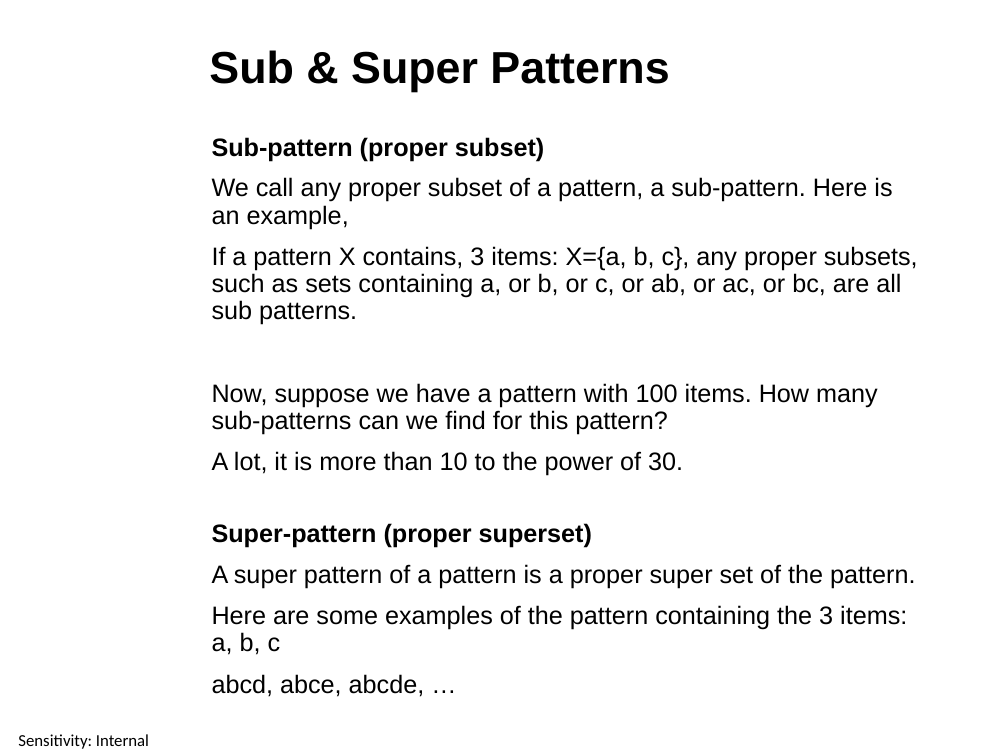
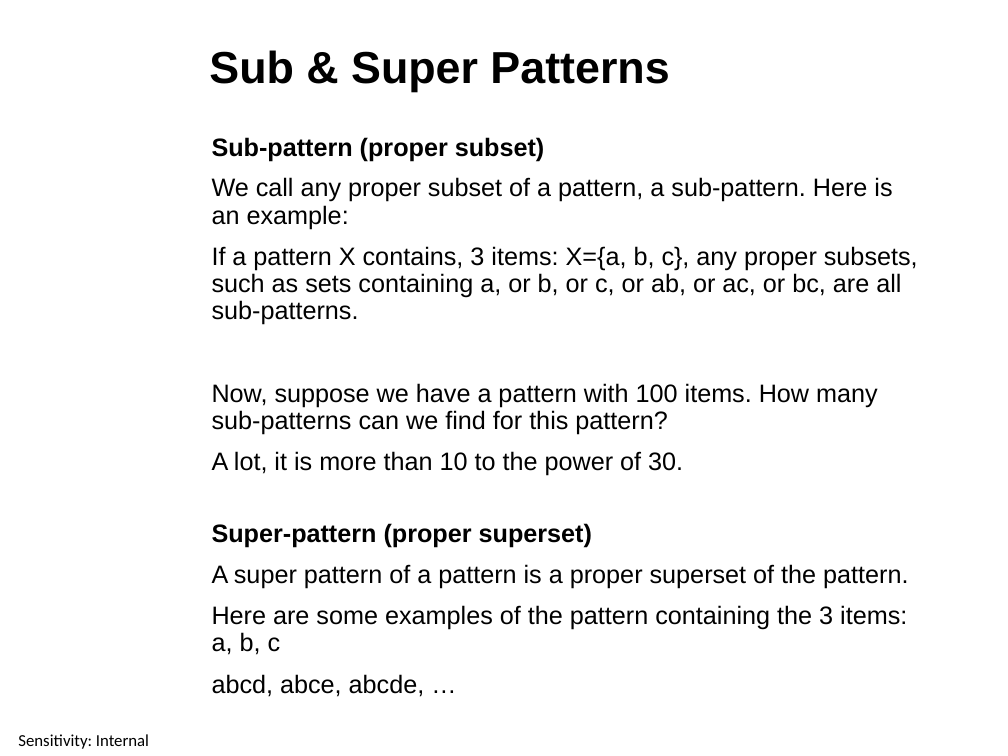
Before and after one commit to ctsallis/frontiers_in_ai_and_data_science, a slide deck: slide 11 of content/Lectures/Semester 1/Week 4/1 Lecture/1.4 Mining Frequent Patterns (Lecture).pptx. Drawn at 1008x756 pixels with LibreOffice and Linux fonts; fonts in the diff are those of the drawing; background and template pictures are left out. Boxes give left, top, right and bottom in pixels: in the first picture for what was removed or moved away, otherwise in the second. Text is boxed around its words. In the diff, an @@ line names an element or a change of style, - is before the commit and + after.

```diff
--- a/content/Lectures/Semester 1/Week 4/1 Lecture/1.4 Mining Frequent Patterns (Lecture).pptx
+++ b/content/Lectures/Semester 1/Week 4/1 Lecture/1.4 Mining Frequent Patterns (Lecture).pptx
@@ text at box(212, 177, 918, 325): text changed @@
-We call any proper subset of a pattern, a sub-pattern. Here is an example,
-If a pattern X contains, 3 items: X={a, b, c}, any proper subsets, such as sets containing a, or b, or c, or ab, or ac, or bc, are all sub patterns.
+We call any proper subset of a pattern, a sub-pattern. Here is an example:
+If a pattern X contains, 3 items: X={a, b, c}, any proper subsets, such as sets containing a, or b, or c, or ab, or ac, or bc, are all sub-patterns.
@@ text at box(212, 564, 908, 589): spaces changed @@
-A super pattern of a pattern is a proper super set of the pattern.
+A super pattern of a pattern is a proper superset of the pattern.
```
Also in this commit, not shown: 7 other slides changed, 1 slide added, 1 slide removed, 4 other files.
